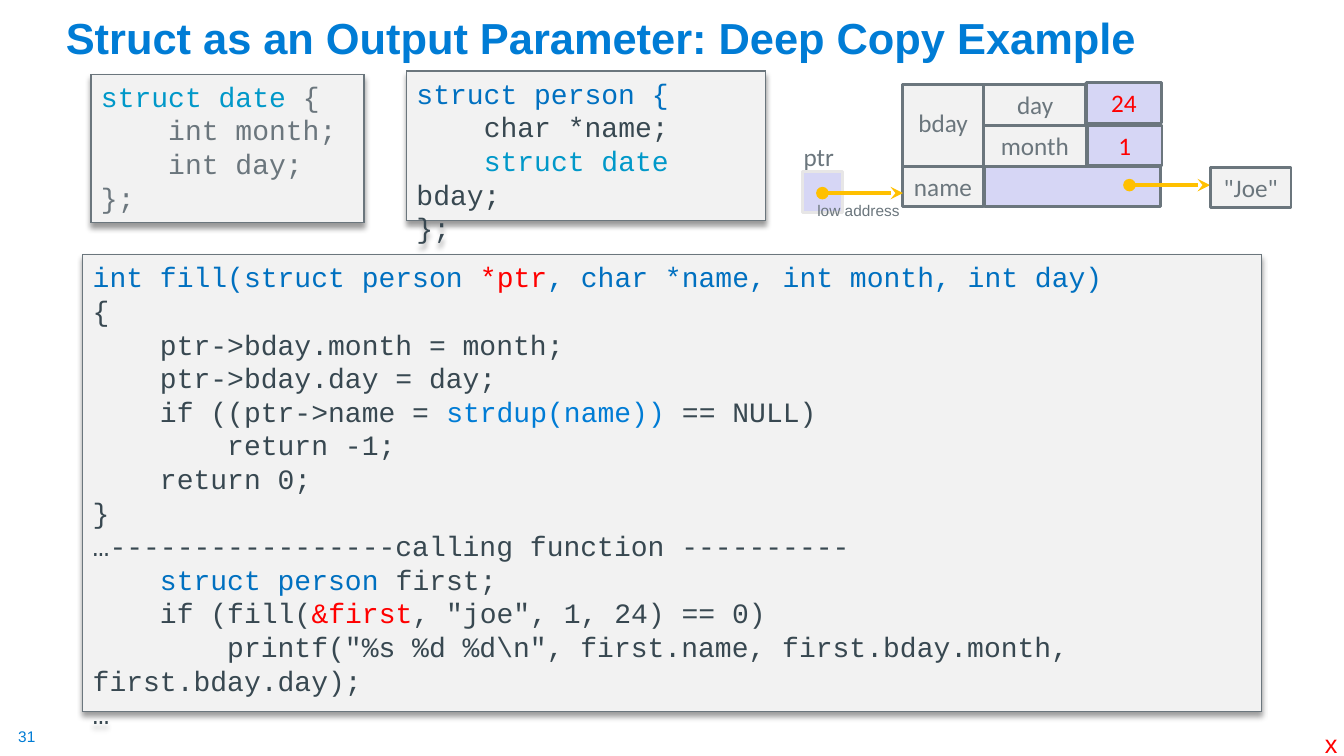
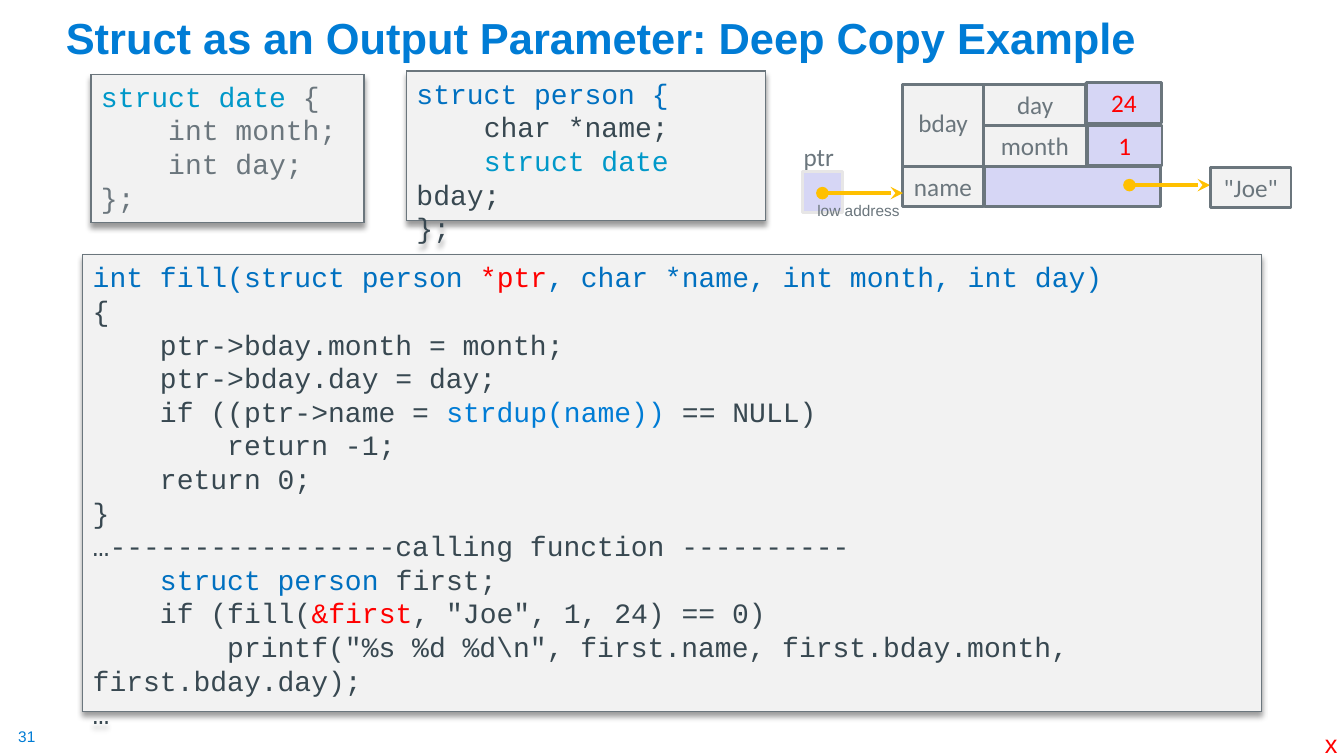
Before and after one commit to cse30-fa22/Muller_CSE30_Lecture_Slides, a slide deck: slide 31 of 05_C_Part4.pptx. Drawn at 1344x756 pixels with LibreOffice and Linux fonts; fonts in the diff are those of the drawing. Boxes give left, top, right and bottom in pixels: in the first picture for what was removed or moved away, otherwise in the second. Text is boxed around its words. In the diff, an @@ line names an element or a change of style, - is before the commit and + after.

```diff
--- a/05_C_Part4.pptx
+++ b/05_C_Part4.pptx
@@ text in rectangle at (160, 604, 766, 629): text changed @@
-if (fill(&first, "joe", 1, 24) == 0)
+if (fill(&first, "Joe", 1, 24) == 0)
```
Also in this commit, not shown: 11 other slides changed, 1 slide removed, 1 other file.
